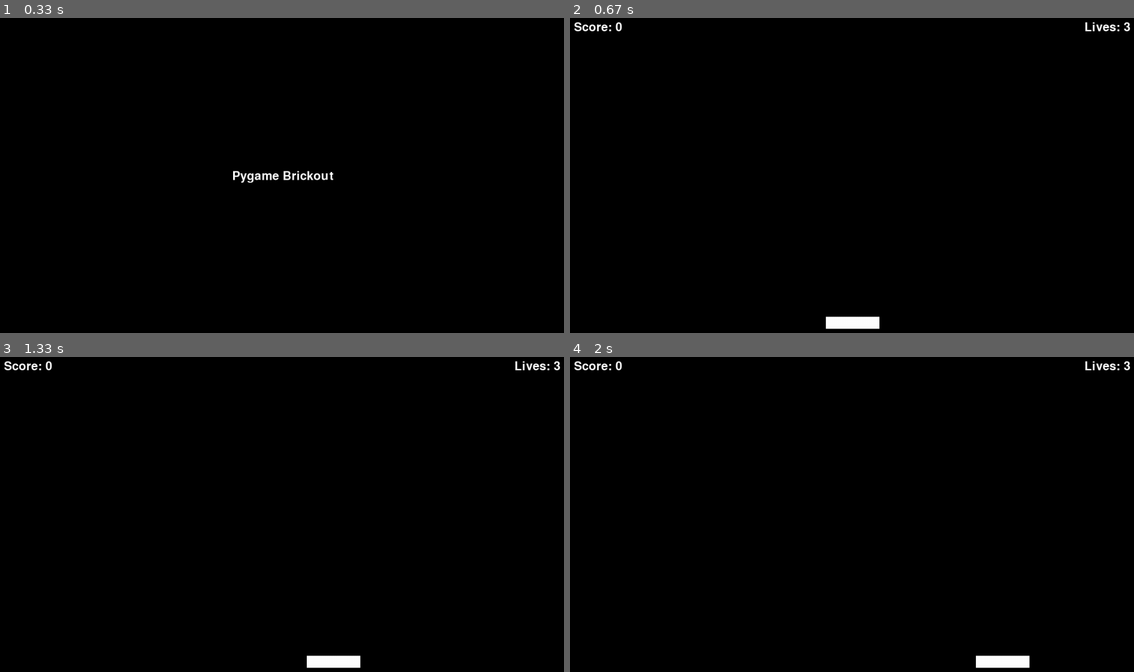
Above: before the commit, frames 1-4 (two rows, left to right).
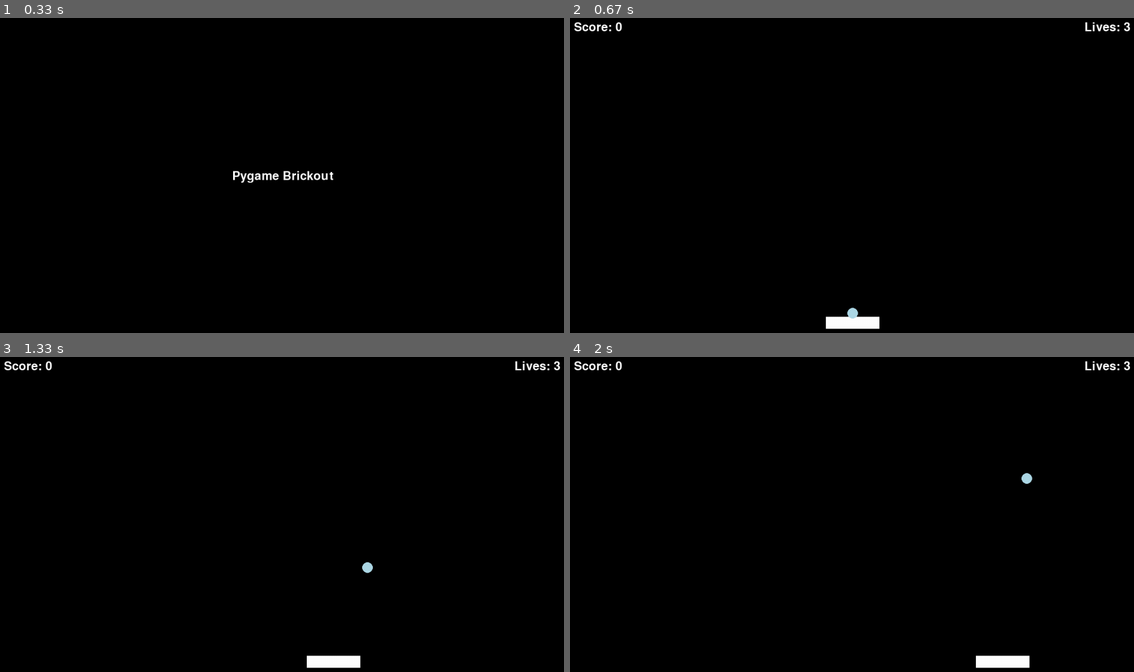
Above: after the commit, the same moments.

Repository: kenhansen01/Brickout-Pygame
Game: pygame game, started from __main__.py
The game is run twice, just before and just after one commit, with the same random seed, the same clock (stepped at 60 frames per second) and the same inputs.
Inputs:
- Up to frame 1 (0.33 s): no input
- Up to frame 2 (0.67 s): tap Enter at 0.33 s
- Up to frame 3 (1.33 s): tap Space at 0.67, 1.07 s; hold Right from 1 s (still down)
- Up to frame 4 (2 s): tap Space at 1.37, 1.57, 1.87 s; release Right at 1.47 s; hold Right 1.5-1.97 s

Frame 1 is identical in both runs. In frame 2, less than 0.1% of the frame differs, in the area x 49-52%, y 91-96%; in frame 3, less than 0.1%; in frame 4, less than 0.1%, in the area x 79-82%, y 36-41%.

Commit message:
Make a ball

Diff:
--- a/brickout/constants.py
+++ b/brickout/constants.py
@@ -10,6 +10,9 @@
 P_WIDTH = 120
 P_HEIGHT = 27
 
+# Ball settings
+B_RADIUS = 12
+
 # Block settings
 
 # Sound effects
--- a/elements/__init__.py
+++ b/elements/__init__.py
@@ -1 +1,2 @@
 from .player import Player
+from .ball import Ball
--- /dev/null
+++ b/elements/ball.py
@@ -0,0 +1,78 @@
+import pygame
+from math import sqrt
+
+from brickout.constants import *
+from .base import BaseObject
+
+# Import blocks and other elements
+
+
+class Ball(BaseObject):
+    def __init__(self, groups, obstacles, player, surf_rect):
+        super(Ball, self).__init__()
+
+        self.surf_rect = surf_rect
+        self.color = pygame.Color("lightblue")
+        self.ball_sq_l = int(B_RADIUS * sqrt(2))
+        self.rect = pygame.Rect((WIDTH - self.ball_sq_l)/2, HEIGHT // 2, self.ball_sq_l, self.ball_sq_l)
+        self.old_rect = self.rect.copy()
+        self.speed_x = 0
+        self.speed_y = 0
+        self.speed = 5
+        self.active = False
+        self.aim = "right"
+        self.groups = groups
+        self.obstacles = obstacles
+        self.player = player
+
+    def update(self):
+        # Previous frame
+        self.old_rect = self.rect.copy()
+
+        # Current frame (x, y positions)
+
+        if self.active:
+            self.rect.x += self.speed_x
+            # self.collision("horizontal")
+            # self.collision_window("horizontal")
+            self.rect.x = round(self.rect.x)
+
+            self.rect.y += self.speed_y
+            # self.collision("vertical")
+            # self.collision_window("vertical")
+            self.rect.y = round(self.rect.y)
+
+        if not self.active:
+            # Sticking the ball to the player pad
+            self.rect.centerx = self.player.rect.centerx
+            self.rect.bottom = self.player.rect.top
+
+            # Aiming the ball
+            if self.player.keystate[pygame.K_LEFT] and not self.player.keystate[pygame.K_RIGHT]:
+                self.aim = "left"
+
+            if self.player.keystate[pygame.K_RIGHT] and not self.player.keystate[pygame.K_LEFT]:
+                self.aim = "right"
+
+            # Shooting the ball
+            if self.player.keystate[pygame.K_SPACE]:
+
+                if self.aim == "left":
+                    self.speed_x = -self.speed
+                    self.speed_y = -self.speed
+
+                elif self.aim == "right":
+                    self.speed_x = self.speed
+                    self.speed_y = -self.speed
+
+                self.active = True
+
+    def reset_ball(self):
+        if self.player.lives > 0:
+            self.player.lives -= 1
+
+            if self.player.lives != 0:
+                self.active = False
+
+    def draw(self, window):
+        pygame.draw.circle(window, (self.color.r, self.color.g, self.color.b), (self.rect.center), B_RADIUS)
--- a/states/gameplay.py
+++ b/states/gameplay.py
@@ -2,7 +2,7 @@
 from brickout.constants import *
 
 # Import game elements
-from elements import Player
+from elements import Player, Ball
 
 # Import base state
 from .base import BaseState
@@ -30,7 +30,7 @@
 
         # Instantiate Player, Ball Classes
         self.player = Player(self.all_sprites, self.collide_sprites)
-        self.ball = None
+        self.ball = Ball(self.all_sprites, self.collide_sprites, self.player, self.main_rect)
 
         # Sprites setup - add player
         self.all_sprites.add(self.player) # , self.block_group
@@ -70,6 +70,7 @@
         self.player.rect.center = (self.player.x, self.player.y)
 
         # Reset ball status/position
+        self.ball.active = False
 
         if self.status == "lost" or self.reset:
             # Resetting player score
@@ -102,7 +103,7 @@
         # Drawing the game objects
 
         self.all_sprites.draw(self.main_surface)
-        # self.ball.draw(self.main_surface)
+        self.ball.draw(self.main_surface)
 
         # Drawing the ui text
         window.blit(self.score_text, self.score_rect)
@@ -128,7 +129,7 @@
             # Updating the game objects
 
             self.all_sprites.update()
-            # self.ball.update()
+            self.ball.update()
 
             if self.player.lives == 0:
                  self.status = "loser"
Not shown, changed: todo
